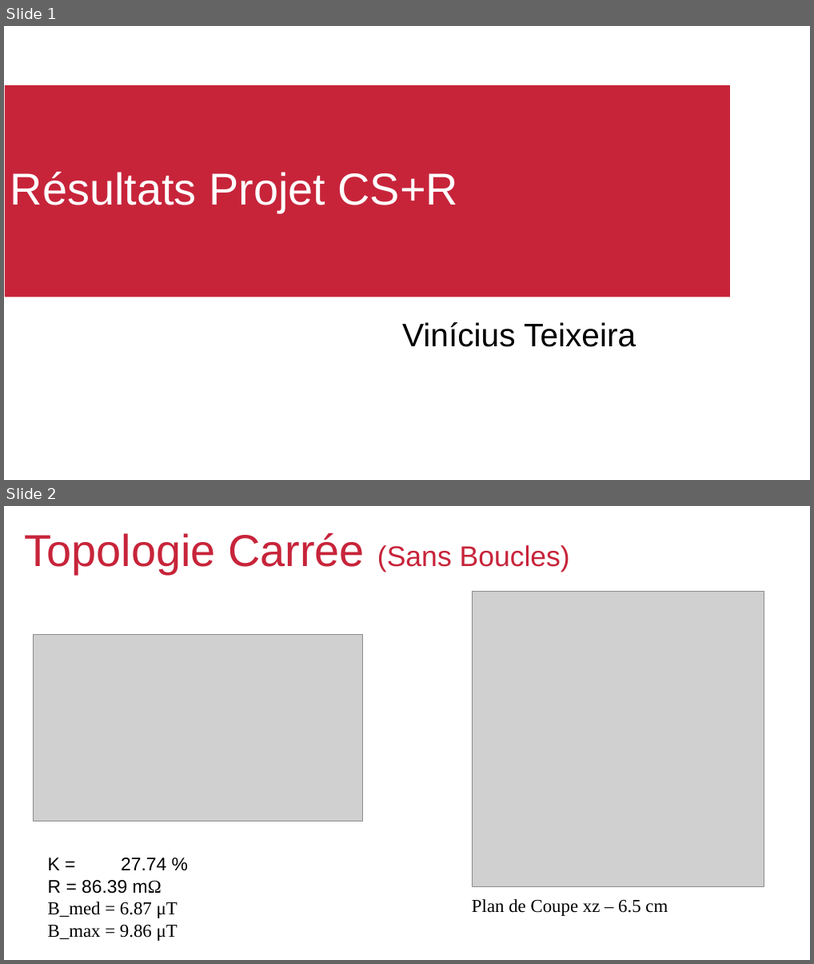
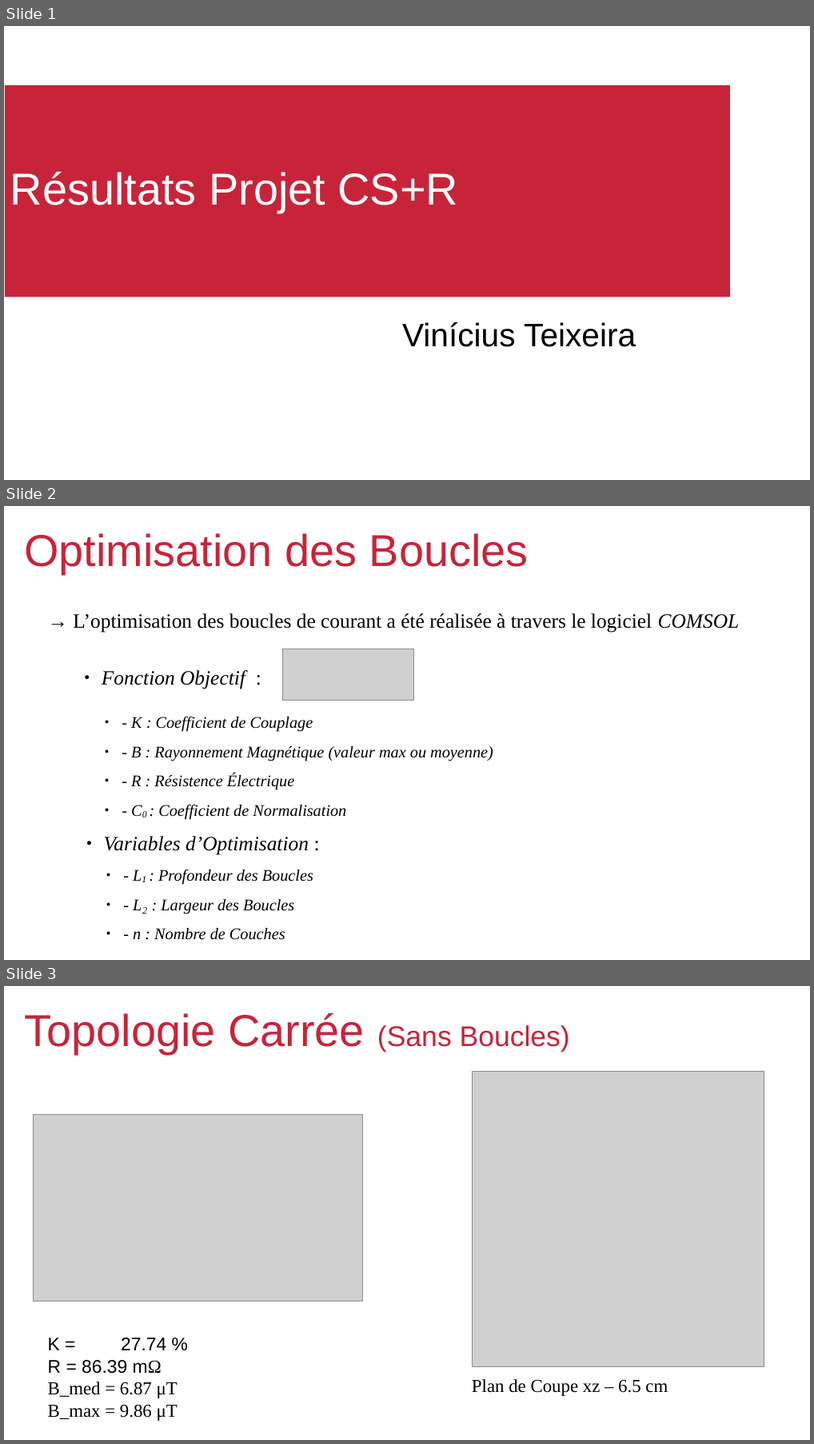
Before and after one commit to viniciustmoraes/COMSOL_simulations, a slide deck: Results/presentationResults.odp. Shown one above the other, each under a label of ours: slides 1 and 2 before the commit, slides 1, 2 and 3 after it. The pictures are 814x964 and 814x1444 pixels, drawn with LibreOffice and Linux fonts; fonts in the diff are those of the drawing; grey boxes stand for pictures; background and template pictures are left out. Boxes give left, top, right and bottom in pixels: in the first picture for what was removed or moved away, otherwise in the second. Text is boxed around its words. In the diff, an @@ line names an element or a change of style, - is before the commit and + after.

```diff
--- a/Results/presentationResults.odp
+++ b/Results/presentationResults.odp
@@ slide 2 added at [4, 506, 810, 960], background #FFFFFF; not listed: 3 template elements that a slide beside it also shows @@
@@ rectangle added at [4, 506, 810, 564], fill #FFFFFF, outline #FFFFFF 0 pt @@
@@ title added at [25, 533, 529, 574], 44 pt, text #C7243A @@
+Optimisation des Boucles
@@ text added at [73, 613, 740, 632], 20 pt, text #000000 @@
+→ L’optimisation des boucles de courant a été réalisée à travers le logiciel COMSOL
@@ picture added at [283, 649, 414, 700] @@
@@ text added at [102, 670, 246, 689], 20 pt, text #000000, italic @@
+● Fonction Objectif :
@@ text added at [131, 716, 494, 819], 16 pt, text #000000, italic @@
+● - K : Coefficient de Couplage
+● - B : Rayonnement Magnétique (valeur max ou moyenne)
+● - R : Résistence Électrique
+● - C0 : Coefficient de Normalisation
@@ text added at [104, 836, 309, 855], 20 pt, text #000000, italic @@
+● Variables d’Optimisation :
@@ text added at [133, 868, 314, 940], 16 pt, text #000000, italic @@
+● - L1 : Profondeur des Boucles
+● - L₂ : Largeur des Boucles
+● - n : Nombre de Couches
@@ rectangle added at [4, 901, 810, 960], fill #FFFFFF, outline #FFFFFF 0 pt @@
@@ rectangle added at [414, 894, 450, 916], fill #FFFFFF, outline #FFFFFF 0 pt @@
@@ what was slide 2 is now slide 3 @@
```
Also in this commit, not shown: 2 slides changed.
